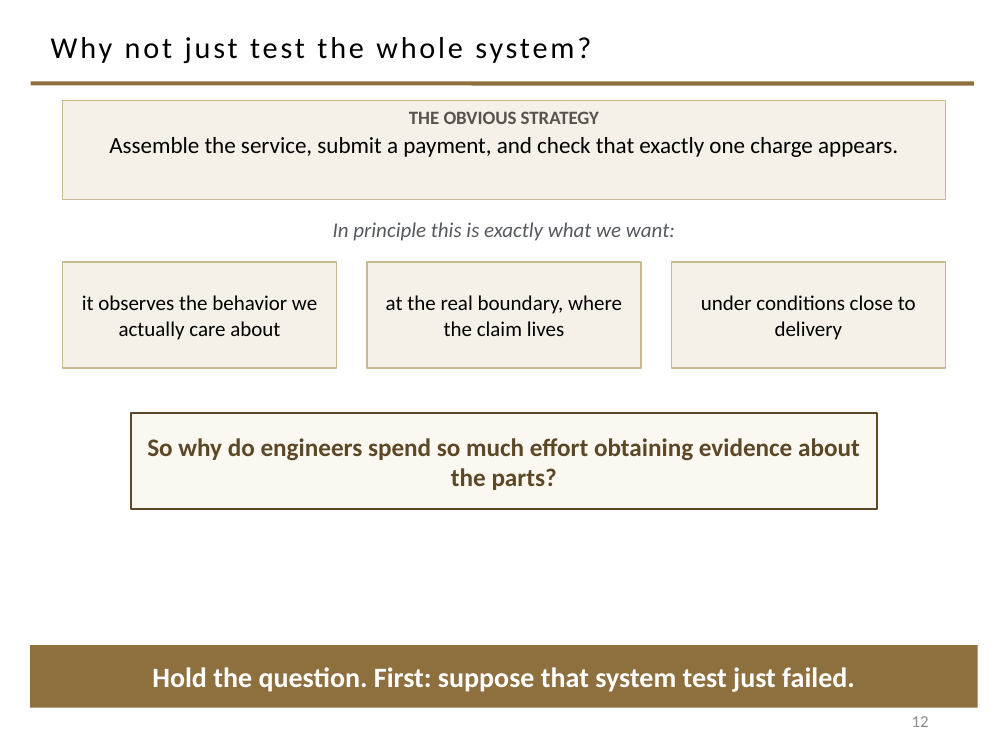
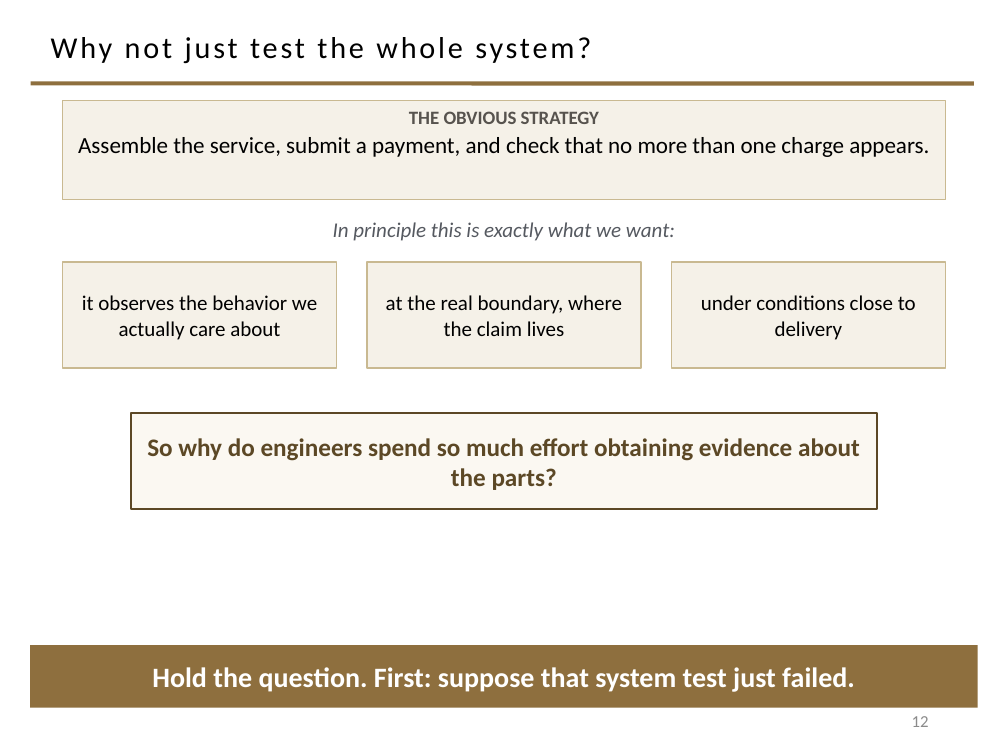
Before and after one commit to davisjam/model-based-agentic-software-engineering, a slide deck: slide 12 of course/lectures/act-1-foundations/08-validation/1-8-Validation.pptx. Drawn at 1008x756 pixels with LibreOffice and Linux fonts; fonts in the diff are those of the drawing; background and template pictures are left out. Boxes give left, top, right and bottom in pixels: in the first picture for what was removed or moved away, otherwise in the second. Text is boxed around its words. In the diff, an @@ line names an element or a change of style, - is before the commit and + after.

```diff
--- a/course/lectures/act-1-foundations/08-validation/1-8-Validation.pptx
+++ b/course/lectures/act-1-foundations/08-validation/1-8-Validation.pptx
@@ text in rectangle at box(78, 137, 929, 157): text changed @@
-Assemble the service, submit a payment, and check that exactly one charge appears.
+Assemble the service, submit a payment, and check that no more than one charge appears.
```
Also in this commit, not shown: 10 other slides changed.
